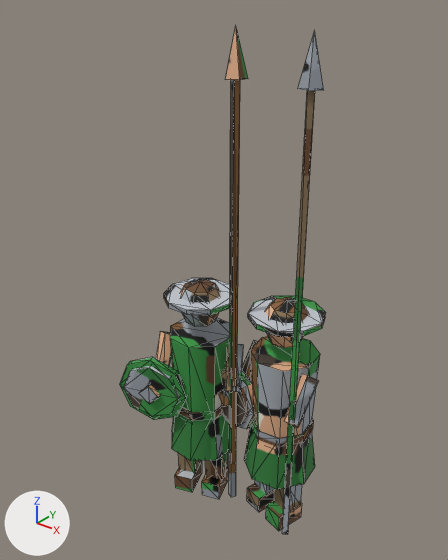
The glTF model game/assets/models/sentry_dl2_green.glb: old version first, new version second.
Camera for both pictures: a 50 mm lens placed at (0.469, -0.606, 0.768), pointed at (-0.02, 0.005, 0.389). The lights are fixed; the arrows at lower left show +X, +Y and +Z. The older version comes first. Mesh edges are drawn as thin lines. Vertices at exactly the same position are counted once.

Objects in the first picture: 'sentry_dl2_green'.
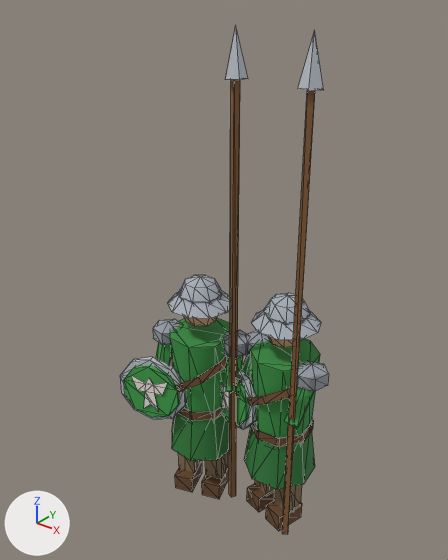
Diff of the bpy script that builds the scene:
```diff
--- a/game/assets/models/sentry_dl2_green.glb.py
+++ b/game/assets/models/sentry_dl2_green.glb.py
@@ me_cone @@
-me_cone.from_pydata(...)  # 492 vertices, 784 faces; spans x -0.157..0.136, y -0.088..0.083, z 0.0..0.722
+me_cone.from_pydata(...)  # 612 vertices, 948 faces; spans x -0.155..0.144, y -0.087..0.085, z 0.0..0.722
+# me_cone part 1: a new loose piece, a UV sphere (8 segments, 4 rings, poles along z) spanning x -0.09..-0.03, y -0.03..0.03, z 0.332..0.384, in mat_baked (picture img_bake)
+# me_cone part 2: a new loose piece, a 10-sided cut cone along z (radius 0.048 at the low end, 0.029 at the high end) spanning x -0.108..-0.012, y -0.047..0.047, z 0.342..0.358, in mat_baked (picture img_bake)
+# me_cone part 3: a new loose piece, a UV sphere (8 segments, 4 rings, poles along z) spanning x 0.039..0.101, y -0.001..0.061, z 0.332..0.384, in mat_baked (picture img_bake)
+# me_cone part 4: a new loose piece, a 10-sided cut cone along z (radius 0.048 at the low end, 0.029 at the high end) spanning x 0.022..0.118, y -0.017..0.077, z 0.342..0.358, in mat_baked (picture img_bake)
+# me_cone part 5: a new loose piece, a UV sphere (6 segments, 3 rings, poles along z) spanning x -0.004..0.041, y 0.019..0.067, z 0.265..0.302, in mat_baked (picture img_bake)
+# me_cone part 6: a new loose piece, a UV sphere (6 segments, 3 rings, poles along z) spanning x 0.099..0.144, y -0.007..0.041, z 0.265..0.302, in mat_baked (picture img_bake)
+# me_cone part 7: the loose piece of 16 vertices spanning x -0.048..0.042, y -0.018..0.013, z 0.159..0.249 is rebuilt with 20 vertices and now spans x -0.047..0.041, y -0.018..0.013, z 0.158..0.251
+# me_cone part 8: the loose piece of 16 vertices spanning x -0.146..-0.058, y -0.088..-0.048, z 0.159..0.249 is rebuilt with 20 vertices and now spans x -0.145..-0.059, y -0.087..-0.048, z 0.158..0.251
+# me_cone part 9: the loose piece of 8 vertices spanning x -0.117..-0.083, y -0.084..-0.062, z 0.188..0.22 is rebuilt with 12 vertices and now spans x -0.128..-0.071, y -0.085..-0.064, z 0.174..0.235
+# me_cone part 10: a new loose piece of 20 vertices spanning x -0.115..-0.005, y -0.055..0.055, z 0.191..0.275, in mat_baked (picture img_bake)
+# me_cone part 11: a new loose piece of 20 vertices spanning x 0.014..0.126, y -0.025..0.085, z 0.191..0.275, in mat_baked (picture img_bake)
+# me_cone part 12: a new loose piece of 14 vertices spanning x -0.133..-0.087, y -0.041..0.005, z 0.265..0.302, in mat_baked (picture img_bake)
+# me_cone part 13: a new loose piece of 14 vertices spanning x -0.033..0.013, y -0.005..0.041, z 0.265..0.302, in mat_baked (picture img_bake)
+# me_cone part 14: the loose piece of 26 vertices spanning x 0.038..0.102, y -0.002..0.062, z 0.327..0.376 is deleted
+# me_cone part 15: the loose piece of 26 vertices spanning x -0.091..-0.029, y -0.031..0.031, z 0.327..0.376 is deleted
+# me_cone part 16: the loose piece of 20 vertices spanning x 0.017..0.123, y -0.022..0.082, z 0.35..0.357 is deleted
+# me_cone part 17: the loose piece of 20 vertices spanning x -0.113..-0.007, y -0.051..0.051, z 0.35..0.357 is deleted
+# me_cone part 18: the loose piece of 8 vertices spanning x -0.021..0.013, y -0.017..0.002, z 0.188..0.22 is deleted
+# me_cone part 19: 14 vertices moved from x -0.157..0.053, y -0.08..0.021, z 0.165..0.243 to x -0.155..0.05, y -0.078..0.021, z 0.16..0.249; 10 vertices removed from x -0.154..0.051, y -0.086..0.017, z 0.165..0.204; 30 vertices added at x -0.155..0.05, y -0.085..0.021, z 0.16..0.235
+# me_cone part 20: 493 kept faces spanning x -0.155..0.136, y -0.078..0.083, z 0.0..0.722 get new texture (UV) coordinates
 me_cone.materials.append(mat_baked)
```

Where the change shows, as pixel boxes [x1, y1, x2, y2] in the pictures (448 x 560 px; the box of a moved part takes in the faces that stretch with it):
'sentry_dl2_green', reshaped: before [120, 27, 326, 534]; after [120, 27, 328, 534]
part 1 of me_cone, added: after [180, 275, 221, 304]
part 2 of me_cone, added: after [168, 291, 230, 319]
part 3 of me_cone, added: after [263, 293, 311, 325]
part 4 of me_cone, added: after [251, 309, 321, 340]
part 5 of me_cone, added: after [247, 330, 269, 354]
part 6 of me_cone, added: after [297, 361, 328, 392]
part 7 of me_cone, rebuilt: before [221, 369, 249, 424]; after [221, 368, 249, 426]
part 8 of me_cone, rebuilt: before [124, 366, 180, 417]; after [124, 365, 179, 418]
part 9 of me_cone, rebuilt: before [139, 385, 160, 404]; after [131, 375, 168, 411]
part 10 of me_cone, added (brown): after [176, 355, 227, 391]
part 11 of me_cone, added: after [247, 388, 290, 405]
part 12 of me_cone, added: after [153, 319, 179, 345]
part 13 of me_cone, added: after [223, 330, 248, 356]
part 14 of me_cone, deleted: before [265, 297, 309, 323]
part 15 of me_cone, deleted: before [181, 279, 220, 303]
part 16 of me_cone, deleted: before [248, 296, 326, 337]
part 17 of me_cone, deleted: before [164, 278, 230, 315]
part 18 of me_cone, deleted: before [219, 388, 229, 407]
part 19 of me_cone, moved or reshaped: before [120, 357, 257, 429]; after [120, 357, 256, 430]
part 20 of me_cone, surface changed: [132, 27, 324, 534] in both
